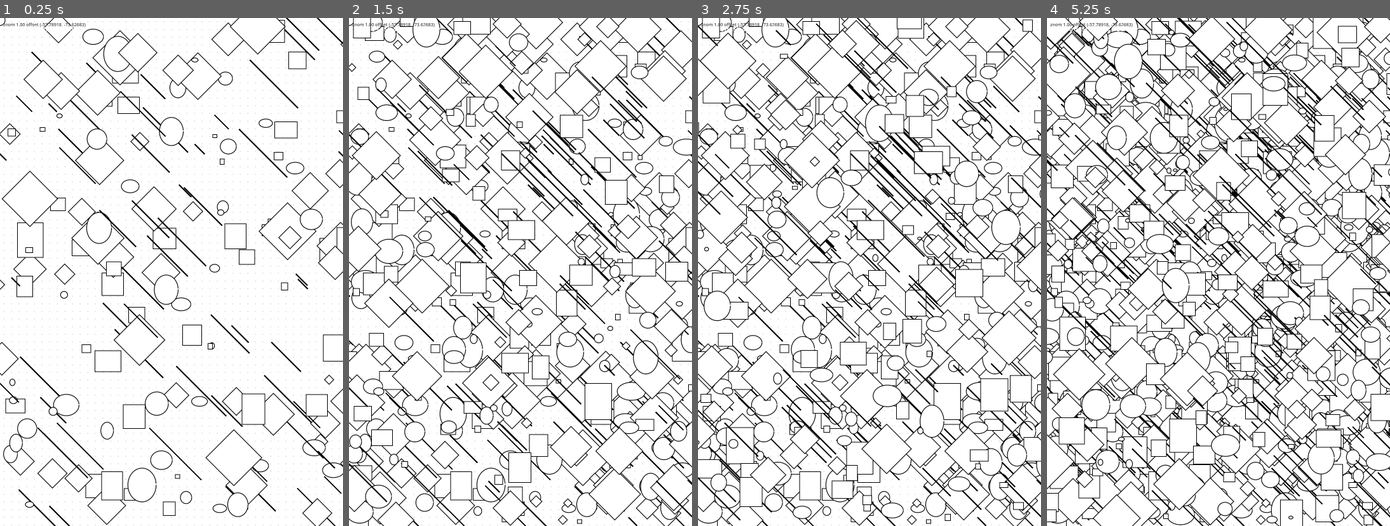
Above: before the commit, frames 1-4 (left to right).
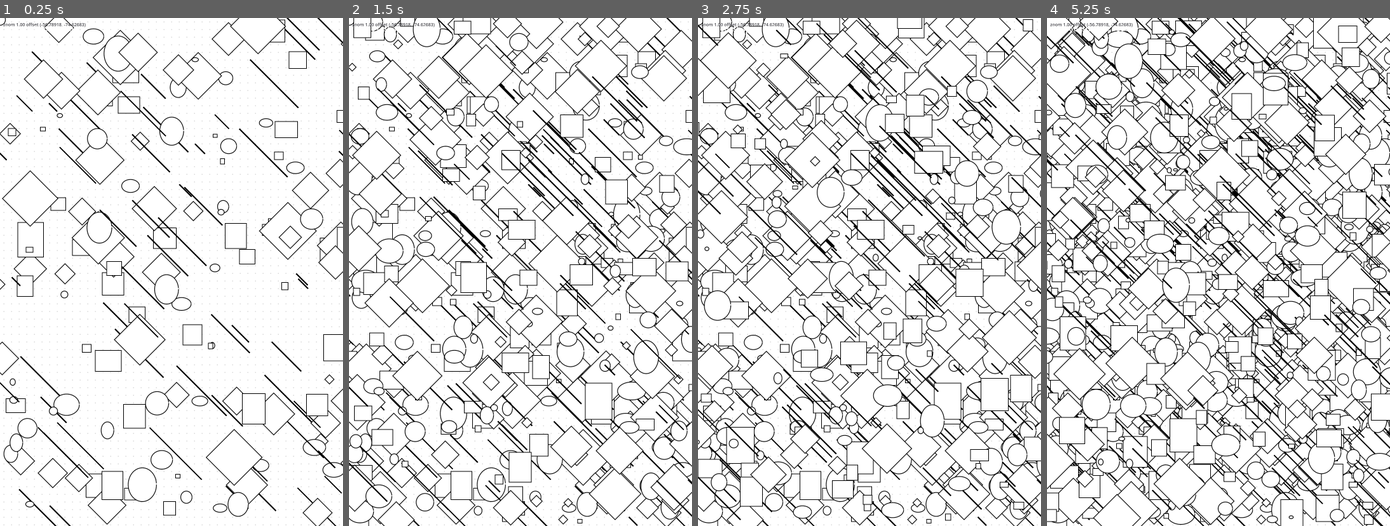
Above: after the commit, the same moments.

Repository: apexmiguel9-hub/vektra
Game: Godot game, scene res://stress/stress_scene.tscn
The game is run twice, just before and just after one commit, with the same random seed, the same clock (stepped at 60 frames per second) and the same inputs. This scene is started directly instead of the project's main scene.
Inputs (mouse positions are in pixels of both pictures, inside the frame that each line leads up to):
- Up to frame 1 (0.25 s): no input
- Up to frame 2 (1.5 s): tap Enter at 0.5 s; move the mouse to (595, 246) at 0.52 s; click (595, 246) at 0.67 s; tap Space at 1.25 s; drag from (451, 297) to (503, 373) at 1.27 s
- Up to frame 3 (2.75 s): tap Enter at 2 s; move the mouse to (903, 160) at 2.02 s; click (903, 160) at 2.17 s
- Up to frame 4 (5.25 s): tap Space at 2.75, 4.25 s; drag from (1201, 373) to (1115, 195) at 2.77 s; tap Enter at 3.5 s; move the mouse to (1321, 348) at 3.52 s; click (1321, 348) at 3.67 s; drag from (1115, 195) to (1167, 145) at 4.27 s; move the mouse to (1235, 272) at 5.02 s; click (1235, 272) at 5.17 s

The runs differ from the first frame. In frame 1, 6.7% of the frame differs, in the area x 0-100%, y 0-100%; in frame 2, 14%; in frame 3, 16%; in frame 4, 19%.

Commit message:
Seleccion: grapa de dedo gordo 14px (lines/paths agarrables), selrect de linea con grosor (109 tests)

Diff:
--- a/core/model/shape.gd
+++ b/core/model/shape.gd
@@ -62,7 +62,7 @@
 
 func get_selrect() -> Rect2:
 	if type == Type.LINE:
-		return Rect2(line_a, line_b - line_a).abs()
+		return Rect2(line_a, line_b - line_a).abs().grow(stroke_width * 0.5)
 	if type == Type.PATH:
 		if nodes.is_empty():
 			return Rect2(position, Vector2.ZERO)
--- a/shell/canvas_view.gd
+++ b/shell/canvas_view.gd
@@ -10,6 +10,7 @@
 const TILE_CELLS := 16
 const MIN_PINCH_DIST := 24.0
 const TAP_SLOP := 12.0
+const FAT_FINGER_PX := 14.0
 const CANVAS_COLOR := Color("#ffffff")
 const GRID_COLOR := Color("#d9d9d9")
 const SELECTION_COLOR := Color("#335dff")
@@ -266,7 +267,7 @@
 
 
 func _hit_test(world: Vector2) -> Shape:
-	return document.hit_test(world, 2.0)
+	return document.hit_test(world, maxf(2.0, FAT_FINGER_PX / _zoom))
 
 
 func _sync_baseline() -> void:
--- a/tests/run_tests.gd
+++ b/tests/run_tests.gd
@@ -45,6 +45,7 @@
 	_test_selection_tap_and_drag()
 	_test_selection_empty_tap_deselects()
 	_test_marquee_selects()
+	_test_line_selectable()
 	print("=== RESULTADO: %d passed, %d failed ===" % [_passed, _failed])
 	quit(0 if _failed == 0 else 1)
 
@@ -119,7 +120,7 @@
 	_check("line within stroke", l.contains_point(Vector2(50, 1.5)))
 	_check("line beyond stroke", not l.contains_point(Vector2(50, 3.0)))
 	_check("line outside span", not l.contains_point(Vector2(120, 0)))
-	_check("line bounds", _rect2_approx(l.get_selrect(), Rect2(0, 0, 100, 0)))
+	_check("line bounds", _rect2_approx(l.get_selrect(), Rect2(-2, -2, 104, 4)))
 
 
 func _test_document_zorder() -> void:
@@ -421,3 +422,20 @@
 	cv._end_press()
 	_check("marquee selects both", cv._selected.size() == 2)
 	cv.free()
+
+
+func _test_line_selectable() -> void:
+	var doc := Document.new()
+	var l := ShapeFactory.line(Vector2(0, 0), Vector2(400, 0), "l")
+	l.stroke_width = 3.0
+	doc.add(l)
+	var cv := CanvasView.new()
+	cv._zoom = 1.0
+	cv._content_offset = Vector2.ZERO
+	cv.setup(doc)
+	cv._start_press(Vector2(200, 8))
+	_check("line grabs within fat finger", cv._selected.size() == 1 and cv._selected[0] == l)
+	cv._start_press(Vector2(200, 40))
+	cv._end_press()
+	_check("line missed far away", cv._selected.is_empty())
+	cv.free()
